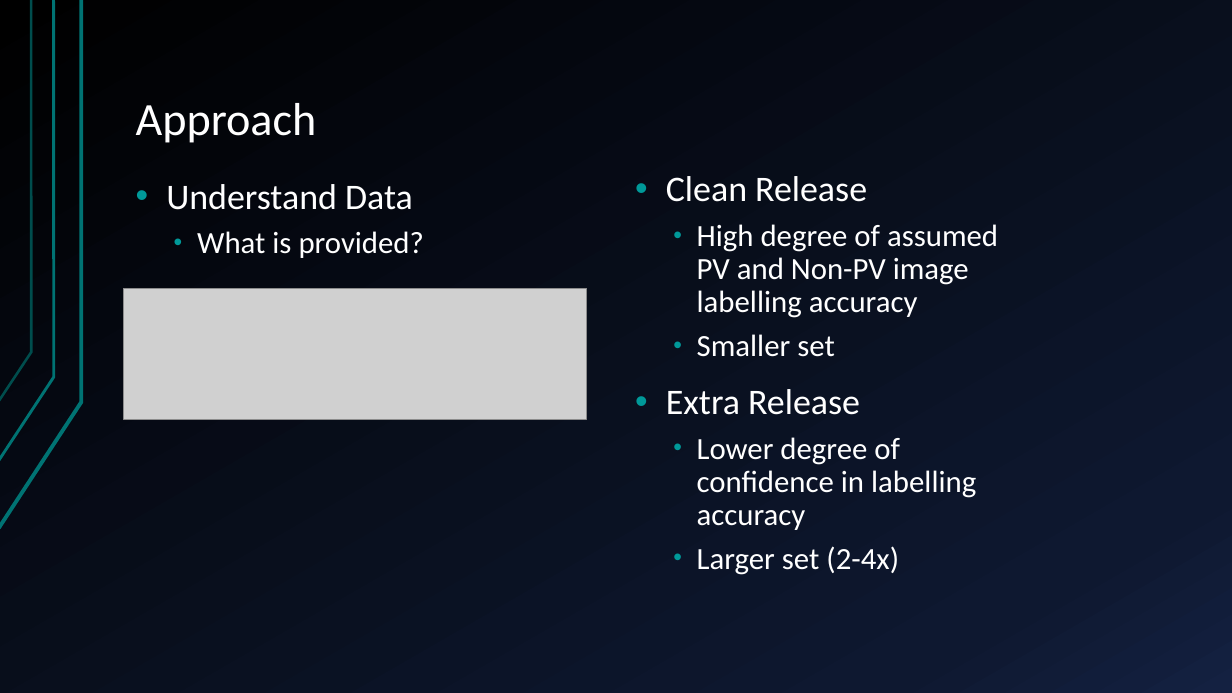
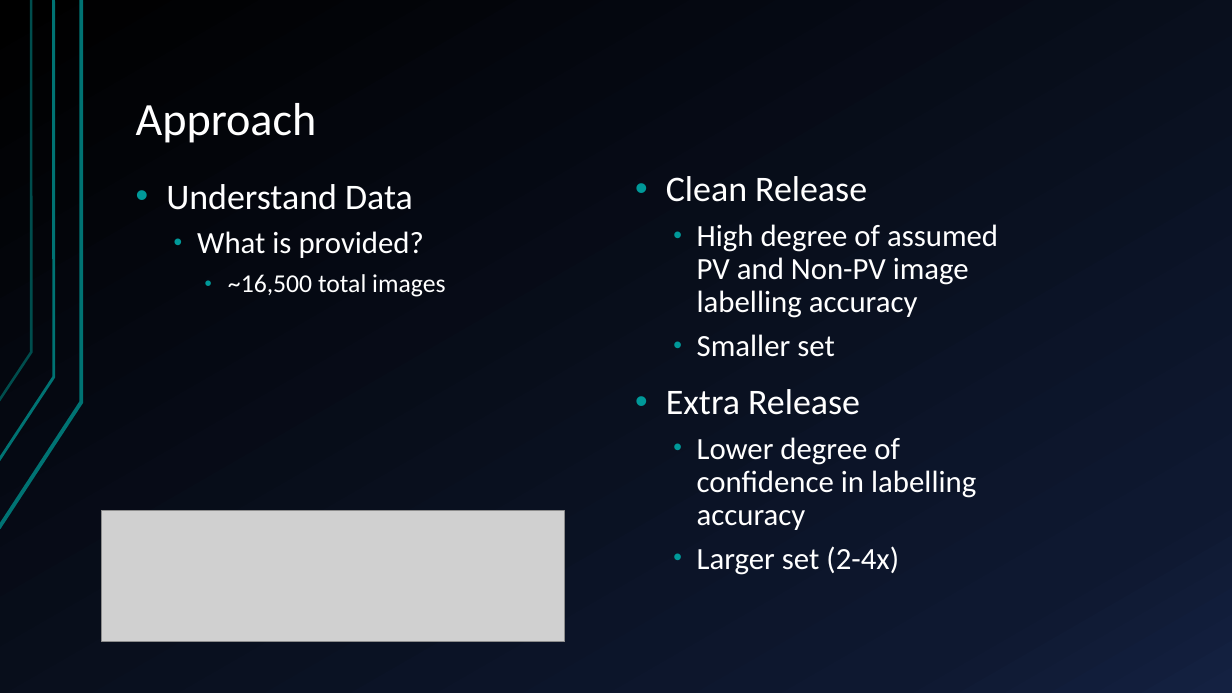
Before and after one commit to sofiary/teamunicornn, a slide deck: slide 14 of Western Power Hack-a-Gig Presentation.pptx. Drawn at 1232x693 pixels with LibreOffice and Linux fonts; fonts in the diff are those of the drawing; grey boxes stand for pictures. Boxes give left, top, right and bottom in pixels: in the first picture for what was removed or moved away, otherwise in the second. Text is boxed around its words. In the diff, an @@ line names an element or a change of style, - is before the commit and + after.

```diff
--- a/Western Power Hack-a-Gig Presentation.pptx
+++ b/Western Power Hack-a-Gig Presentation.pptx
@@ text at (228, 274, 445, 297): paragraph added @@
+    • ~16,500 total images
@@ picture: place and size @@
-picture at (123, 288, 587, 420)
+picture at (102, 511, 566, 642)
```
Also in this commit, not shown: 4 other slides changed, 1 other file.
